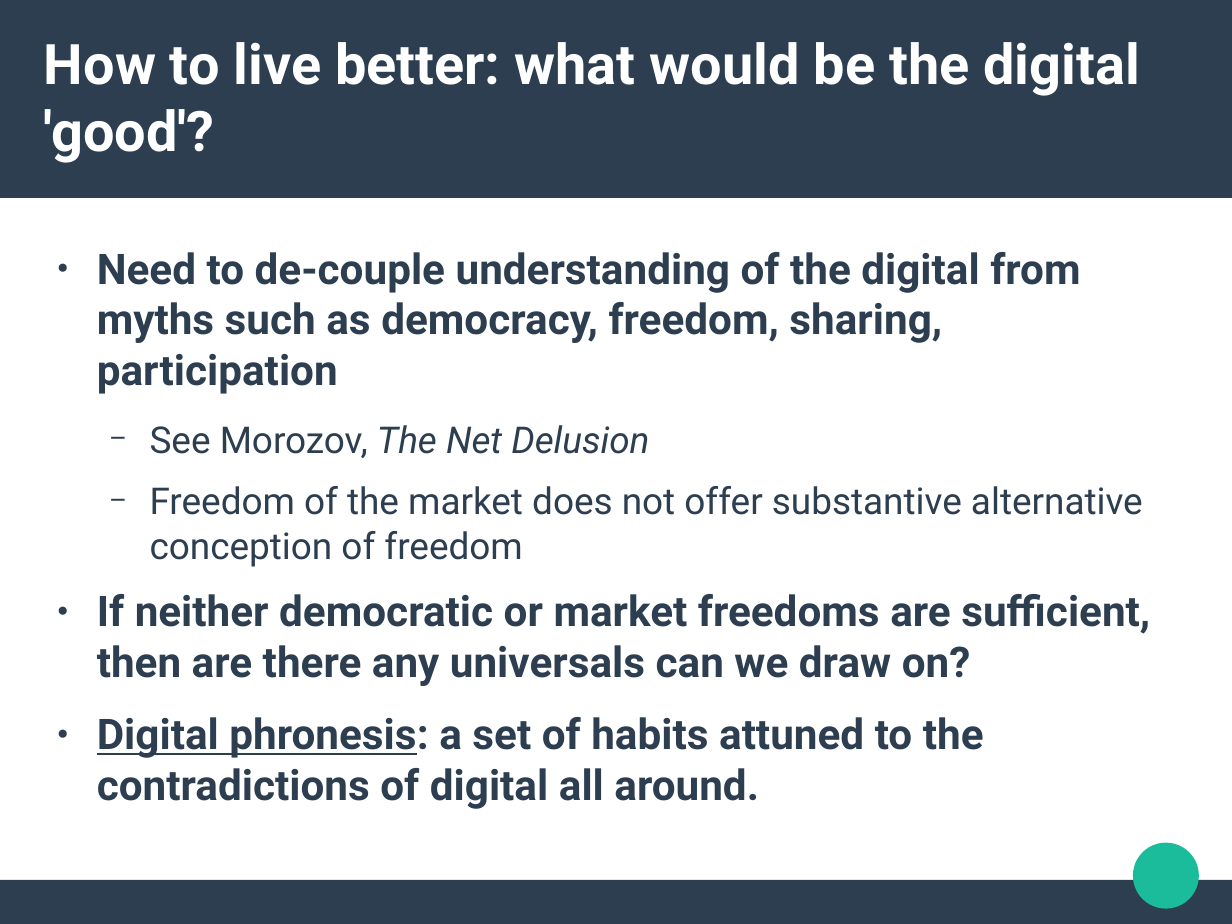
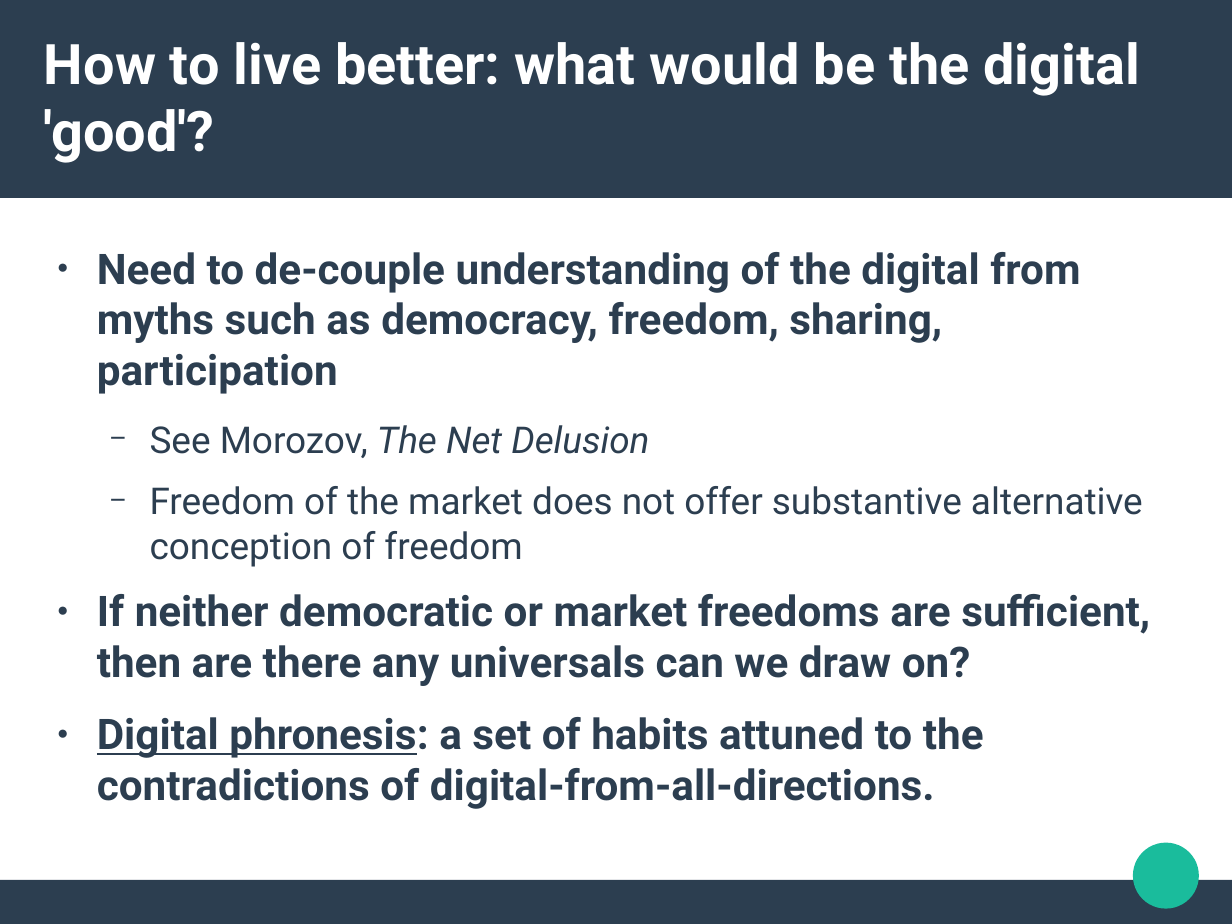
Before and after one commit to rian39/digital_ethics, a slide deck: slide 5 of digital_ethics_slides.odp. Drawn at 1232x924 pixels with LibreOffice and Linux fonts; fonts in the diff are those of the drawing. Boxes give left, top, right and bottom in pixels: in the first picture for what was removed or moved away, otherwise in the second. Text is boxed around its words. In the diff, an @@ line names an element or a change of style, - is before the commit and + after.

```diff
--- a/digital_ethics_slides.odp
+++ b/digital_ethics_slides.odp
@@ text at box(97, 717, 984, 809): text changed @@
-● Digital phronesis: a set of habits attuned to the contradictions of digital all around.
+● Digital phronesis: a set of habits attuned to the contradictions of digital-from-all-directions.
```
Also in this commit, not shown: 3 other slides changed, 1 slide added.
